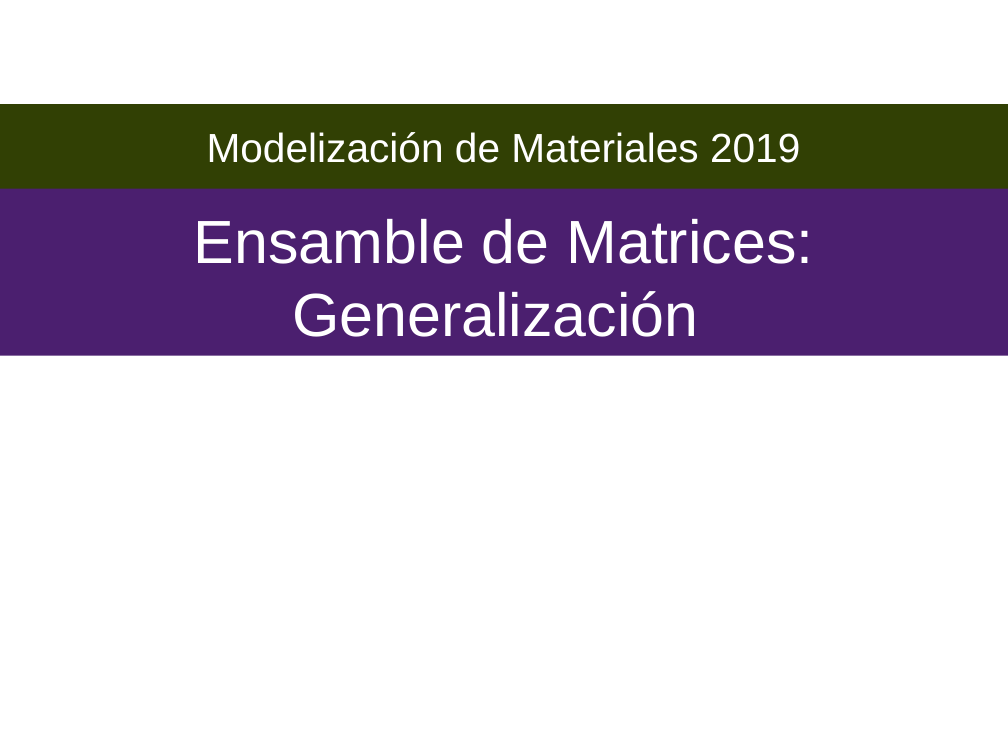
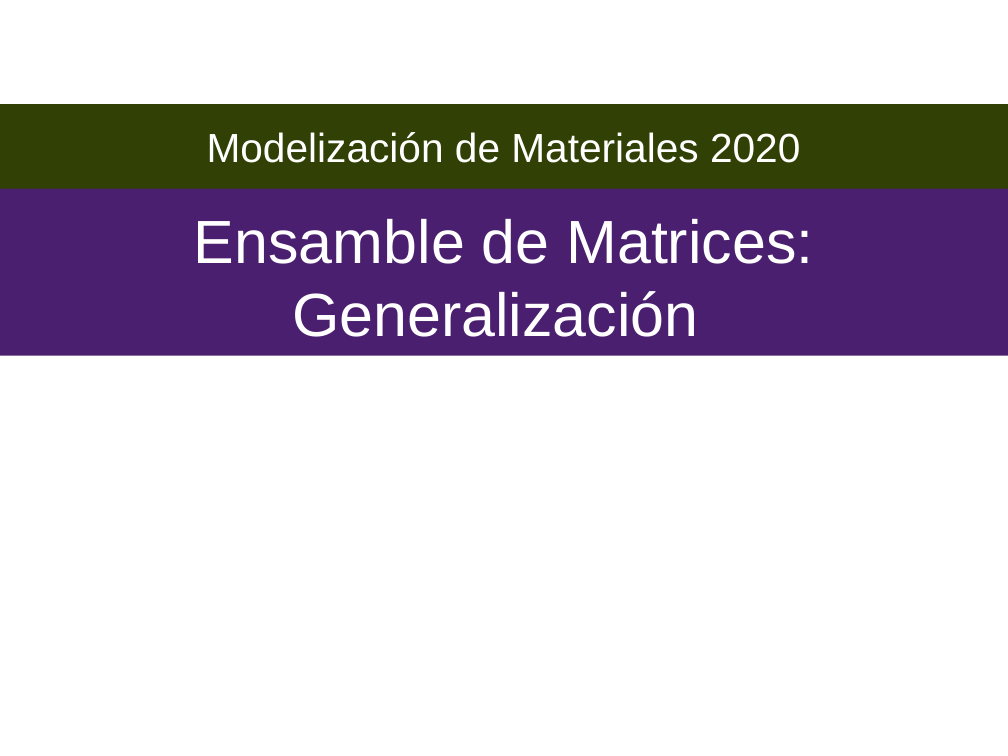
Before and after one commit to Modelizacion-de-Materiales/ModelizacionApuntesPresentaciones, a slide deck: slide 16 of 004-MEF02/MEF02_2019.odp. Drawn at 1008x756 pixels with LibreOffice and Linux fonts; fonts in the diff are those of the drawing; background and template pictures are left out. Boxes give left, top, right and bottom in pixels: in the first picture for what was removed or moved away, otherwise in the second. Text is boxed around its words. In the diff, an @@ line names an element or a change of style, - is before the commit and + after.

```diff
--- a/004-MEF02/MEF02_2019.odp
+++ b/004-MEF02/MEF02_2019.odp
@@ text in rectangle at (x1=207, y1=132, x2=800, y2=163): text changed @@
-Modelización de Materiales 2019
+Modelización de Materiales 2020
```
Also in this commit, not shown: 21 other slides changed, 4 slides added, 1 other file.
